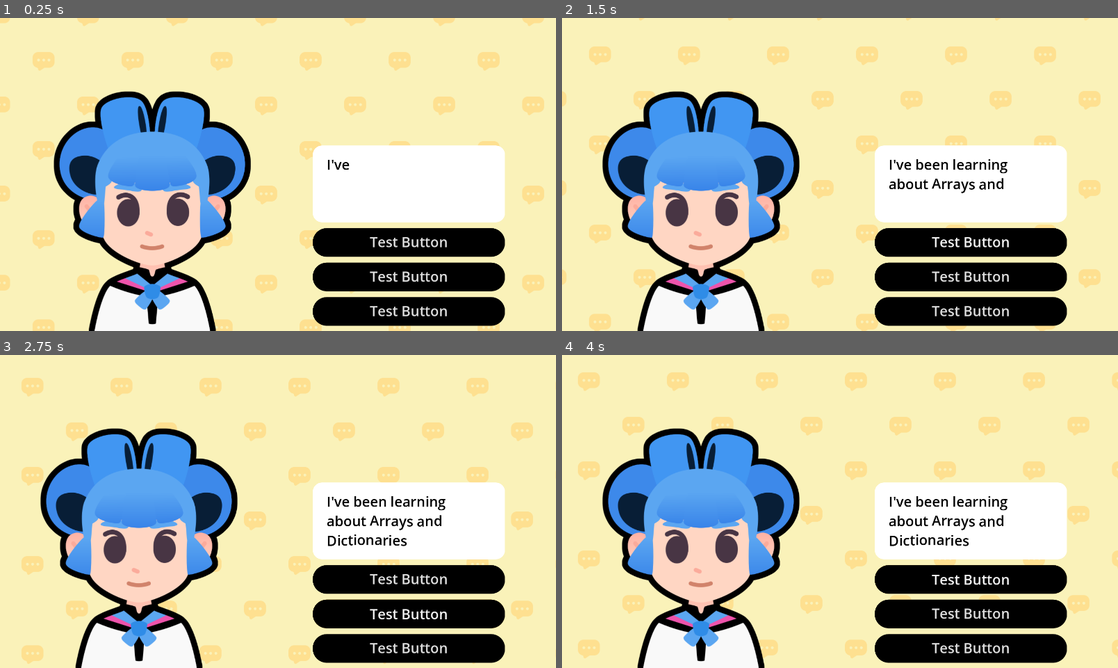
Above: before the commit, frames 1-4 (two rows, left to right).
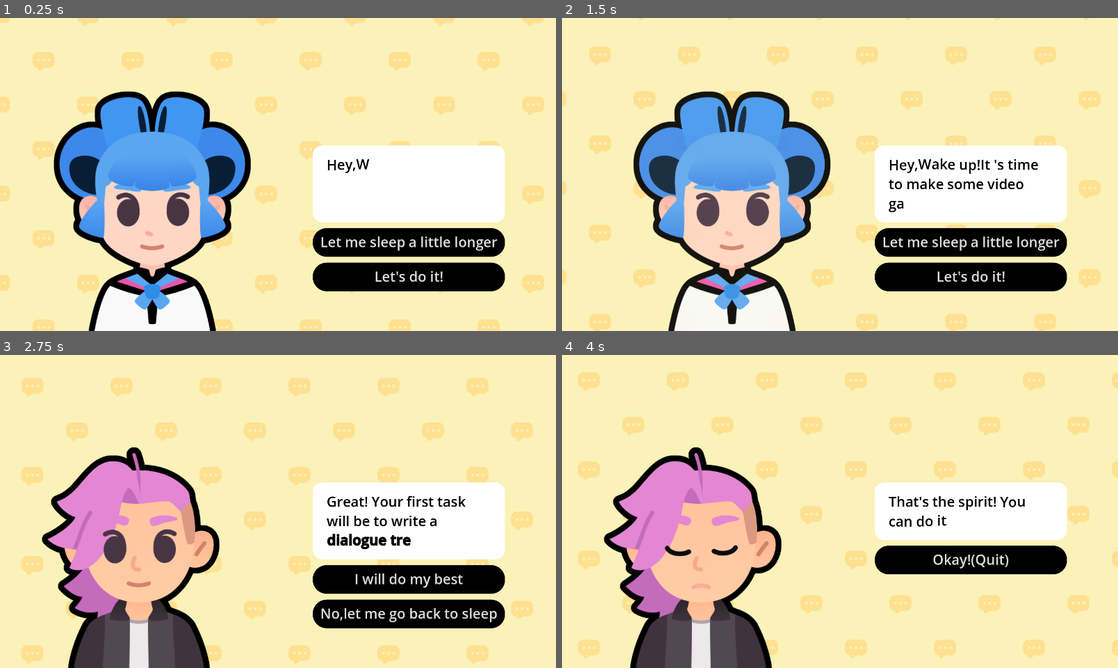
Above: after the commit, the same moments.

Repository: Yy101488/M8-Start-a-Dialogue
Game: Godot game, scene res://dialogue.tscn
The game is run twice, just before and just after one commit, with the same random seed, the same clock (stepped at 60 frames per second) and the same inputs. Sound files missing from this copy of the repository are replaced by a short silence.
Inputs (mouse positions are in pixels of both pictures, inside the frame that each line leads up to):
- Up to frame 1 (0.25 s): no input
- Up to frame 2 (1.5 s): click (973, 243) at 0.5 s, where only the run after the commit has a clickable "Let me sleep a little longer"; click (990, 202) at 1.25 s, where only the run after the commit has a clickable "No,really,Let me go back to s…"
- Up to frame 3 (2.75 s): click (411, 614) at 2 s, where only the run after the commit has a clickable "Let's do it!"
- Up to frame 4 (4 s): click (973, 580) at 2.75 s, where only the run after the commit has a clickable "I will do my best"; click (973, 580) at 3.5 s, where only the run before the commit has a clickable "Test Button"

The runs differ from the first frame. In frame 1, 4.1% of the frame differs, in the area x 56-91%, y 45-99%; in frame 2, 22%; in frame 3, 24%; in frame 4, 32%, in the area x 7-91%, y 23-100%.

Commit message:
Finished Module 8 Lesson 4

Diff:
--- a/lessons/dialogue.gd
+++ b/lessons/dialogue.gd
@@ -18,39 +18,38 @@
 var dialogue_items: Array[Dictionary] = [
 	{
 		"expression": expressions["regular"],
-		"text": "I've been learning about [wave]Arrays and Dictionaries[/wave]",
-		"character": bodies["sophia"]
+		"text": "[wave]Hey,Wake up![/wave]It 's time to make some video games!",
+		"character": bodies["sophia"],
+		"choices":{
+			"Let me sleep a little longer":2,
+			"Let's do it!":1,
+		},
 	},
 	{
 		"expression": expressions["regular"],
-		"text": "How has it been going?",
-		"character": bodies["pink"]
+		"text": "Great! Your first task will be to write a [b]dialogue tree[/b].",
+		"character": bodies["pink"],
+		"choices":{
+			"I will do my best":3,
+			"No,let me go back to sleep":2,
+		},
 	},
 	{
 		"expression": expressions["sad"],
-		"text": "... Well... it is a little bit [shake]complicated[/shake]!",
-		"character": bodies["sophia"]
+		"text": "Oh, come on! It'll be fun.",
+		"character": bodies["sophia"],
+		"choices":{
+			"No,really,Let me go back to sleep":0,
+			"Alright,I'll try":1
+		}
 	},
 	{
 		"expression": expressions["sad"],
-		"text": "Oh!",
-		"character": bodies["pink"]
+		"text": "That's the spirit! [wave]You can do it![/wave]",
+		"character": bodies["pink"],
+		"choices": {"Okay!(Quit)":-1}
 	},
-	{
-		"expression": expressions["regular"],
-		"text": "I believe in you!",
-		"character": bodies["pink"]
-	},
-	{
-		"expression": expressions["happy"],
-		"text": "If you stick to it, you'll eventually make it!",
-		"character": bodies["pink"]
-	},
-	{
-		"expression": expressions["happy"],
-		"text": "That's it! Let's [tornado freq=3.0][rainbow val=1.0]GOOOOOO!!![/rainbow][/tornado]",
-		"character": bodies["sophia"]
-	}
+
 ]
 
 ## UI element that shows the texts
@@ -69,18 +68,27 @@
 func _ready() -> void:
 	show_text(0)
 
-
+func create_buttons(choices_data:Dictionary)->void:
+	for button in action_buttons_v_box_container.get_children():
+		button.queue_free()
+	for choice_text in choices_data:
+		var button:=Button.new()
+		action_buttons_v_box_container.add_child(button)
+		button.text = choice_text
+		var target_line_idx:int=choices_data[choice_text]
+		if target_line_idx == -1:
+			button.pressed.connect(get_tree().quit)
+		else:
+			button.pressed.connect(show_text.bind(target_line_idx))
 
 ## Draws the current text to the rich text element
 func show_text(current_item_index:int) -> void:
 	# We retrieve the current item from the array
 	var current_item := dialogue_items[current_item_index]
-	# from the item, we extract the properties.
-	# We set the text to the rich text control
-	# And we set the appropriate expression texture
 	rich_text_label.text = current_item["text"]
 	expression.texture = current_item["expression"]
 	body.texture = current_item["character"]
+	create_buttons(current_item["choices"])
 
 	# We set the initial visible ratio to the text to 0, so we can change it in the tween
 	rich_text_label.visible_ratio = 0.0
@@ -103,10 +111,8 @@
 	# We make sure the sound stops when the text finishes displaying
 	tween.finished.connect(audio_stream_player.stop)
 
-	# We animate the character sliding in.
 	slide_in()
 
-	# Finally, we disable the next button until the text finishes displaying.
 
 
 ## Animates the character when they start talking
